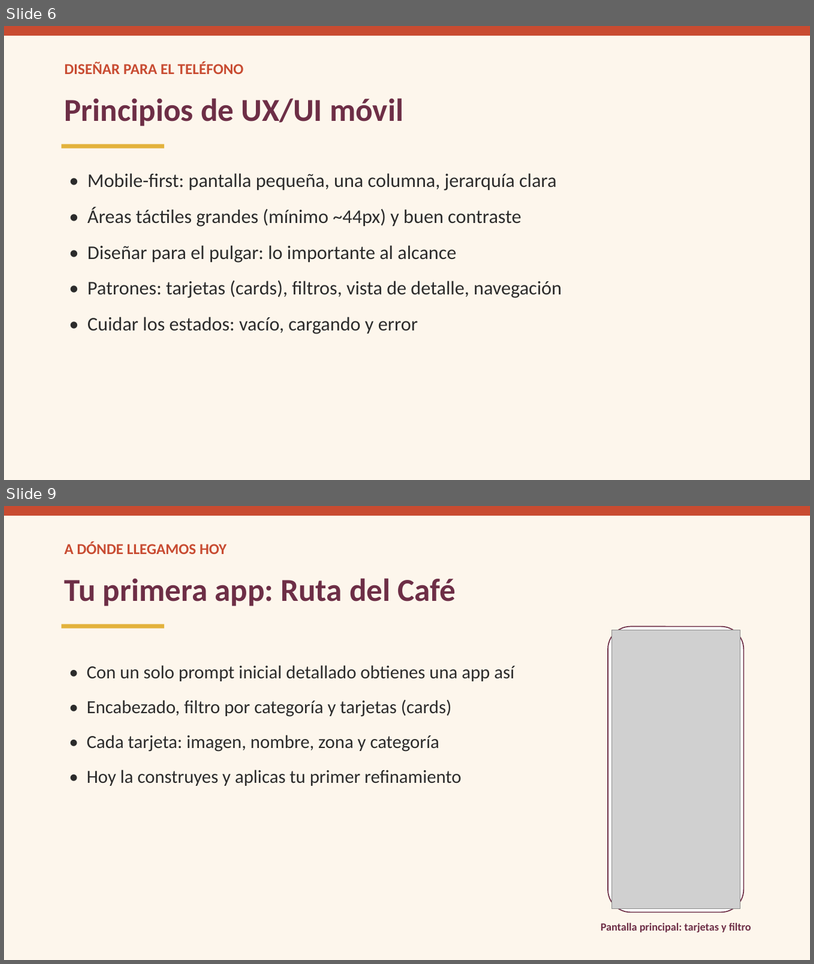
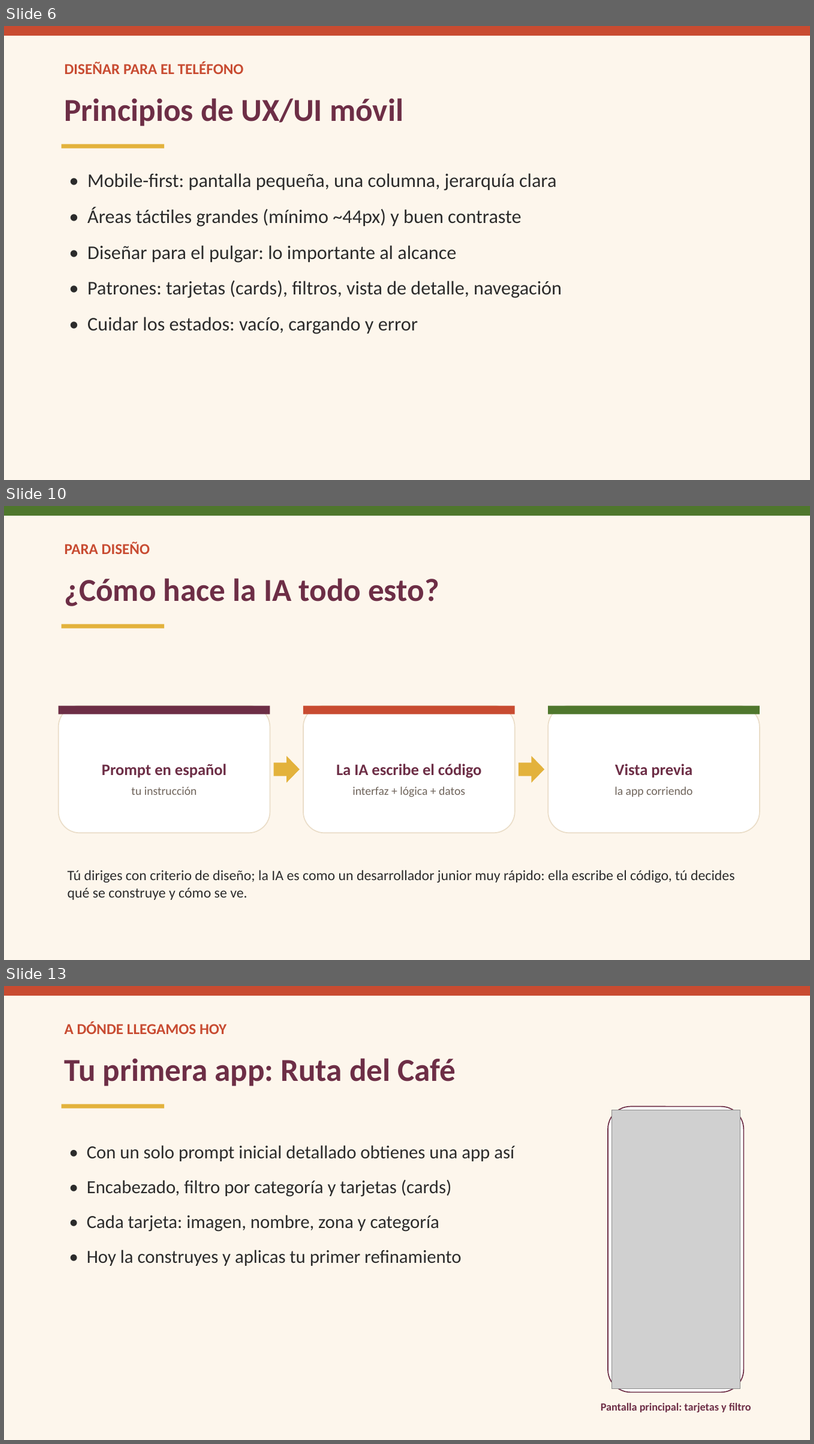
Before and after one commit to ykro/proyectos3-facom-public, a slide deck: slides/sesion-01.pptx. Shown one above the other, each under a label of ours: slides 6 and 9 before the commit, slides 6, 10 and 13 after it; the slides between them are not shown. The pictures are 814x964 and 814x1444 pixels, drawn with LibreOffice and Linux fonts; fonts in the diff are those of the drawing; grey boxes stand for pictures. Boxes give left, top, right and bottom in pixels: in the first picture for what was removed or moved away, otherwise in the second. Text is boxed around its words. In the diff, an @@ line names an element or a change of style, - is before the commit and + after.

```diff
--- a/slides/sesion-01.pptx
+++ b/slides/sesion-01.pptx
@@ slide 10 added at [4,506,810,960], background #FDF6EC @@
@@ rectangle added at [4,506,810,516], fill #4F772D @@
@@ text added at [65,542,150,554], 18 pt, text #C84B31, bold @@
+PARA DISEÑO
@@ text added at [65,578,440,606], 38 pt, text #6D2E46, bold @@
+¿Cómo hace la IA todo esto?
@@ rectangle added at [62,624,164,628], fill #E3B23C @@
@@ rounded rectangle added at [59,706,270,832], fill #FFFFFF, outline #EADDC8 1.2 pt @@
@@ rectangle added at [59,706,270,714], fill #6D2E46 @@
@@ rounded rectangle added at [303,706,515,832], fill #FFFFFF, outline #EADDC8 1.2 pt @@
@@ rectangle added at [303,706,515,714], fill #C84B31 @@
@@ rounded rectangle added at [548,706,760,832], fill #FFFFFF, outline #EADDC8 1.2 pt @@
@@ rectangle added at [548,706,760,714], fill #4F772D @@
@@ right arrow added at [274,756,300,783], fill #E3B23C @@
@@ right arrow added at [519,756,545,783], fill #E3B23C @@
@@ text added at [102,763,227,795], 19 pt, text #6D2E46, bold @@
+Prompt en español
+tu instrucción
@@ text added at [336,763,482,797], 14 pt, text #6F645B @@
+La IA escribe el código
+interfaz + lógica + datos
@@ text added at [615,763,693,796], 14 pt, text #6F645B @@
+Vista previa
+la app corriendo
@@ text added at [68,870,735,900], 17 pt, text #2B2B2B @@
+Tú diriges con criterio de diseño; la IA es como un desarrollador junior muy rápido: ella escribe el código, tú decides qué se construye y cómo se ve.
@@ what was slide 9 is now slide 13 @@
```
Also in this commit, not shown: 4 slides changed, 4 other slides added, 59 other files.
